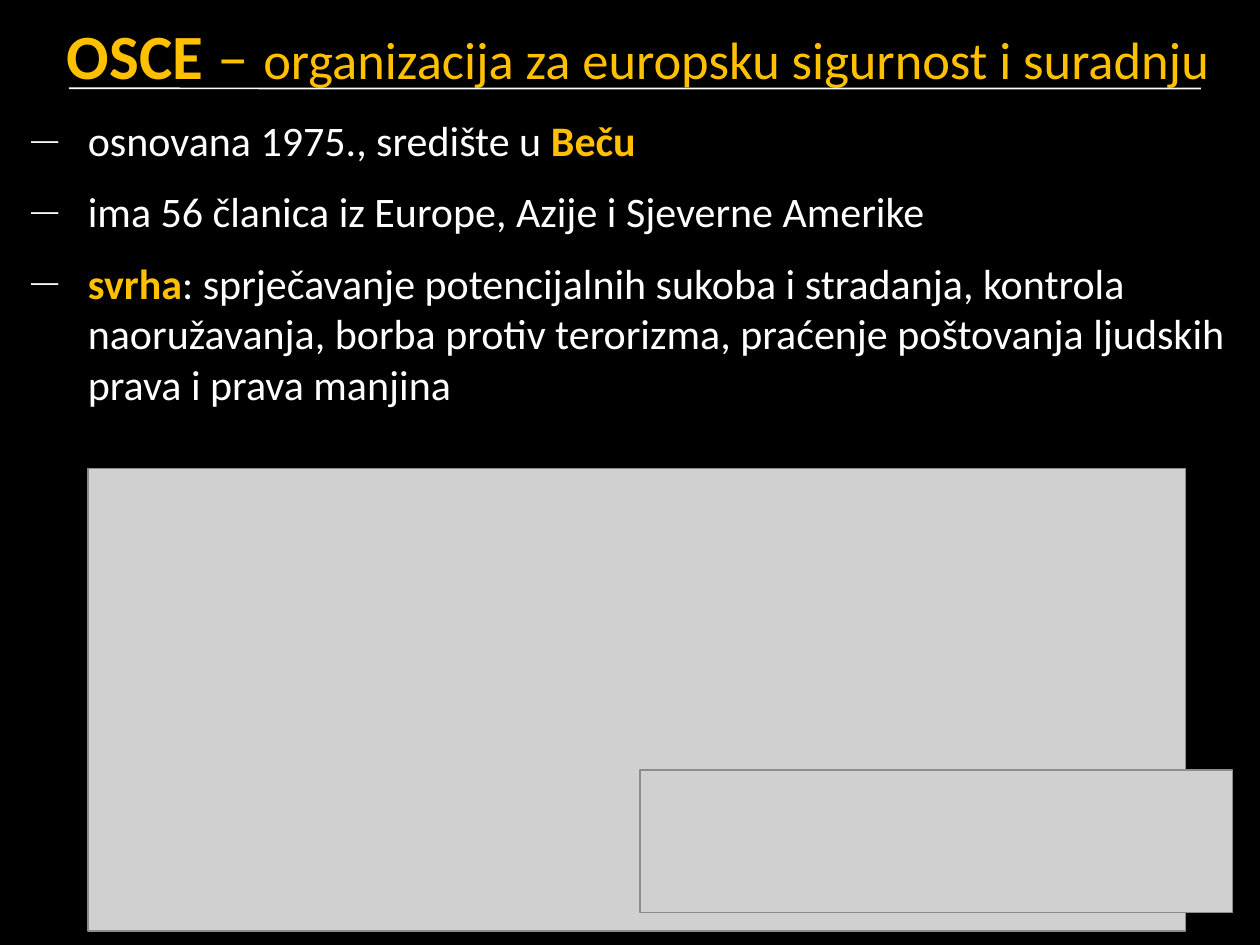
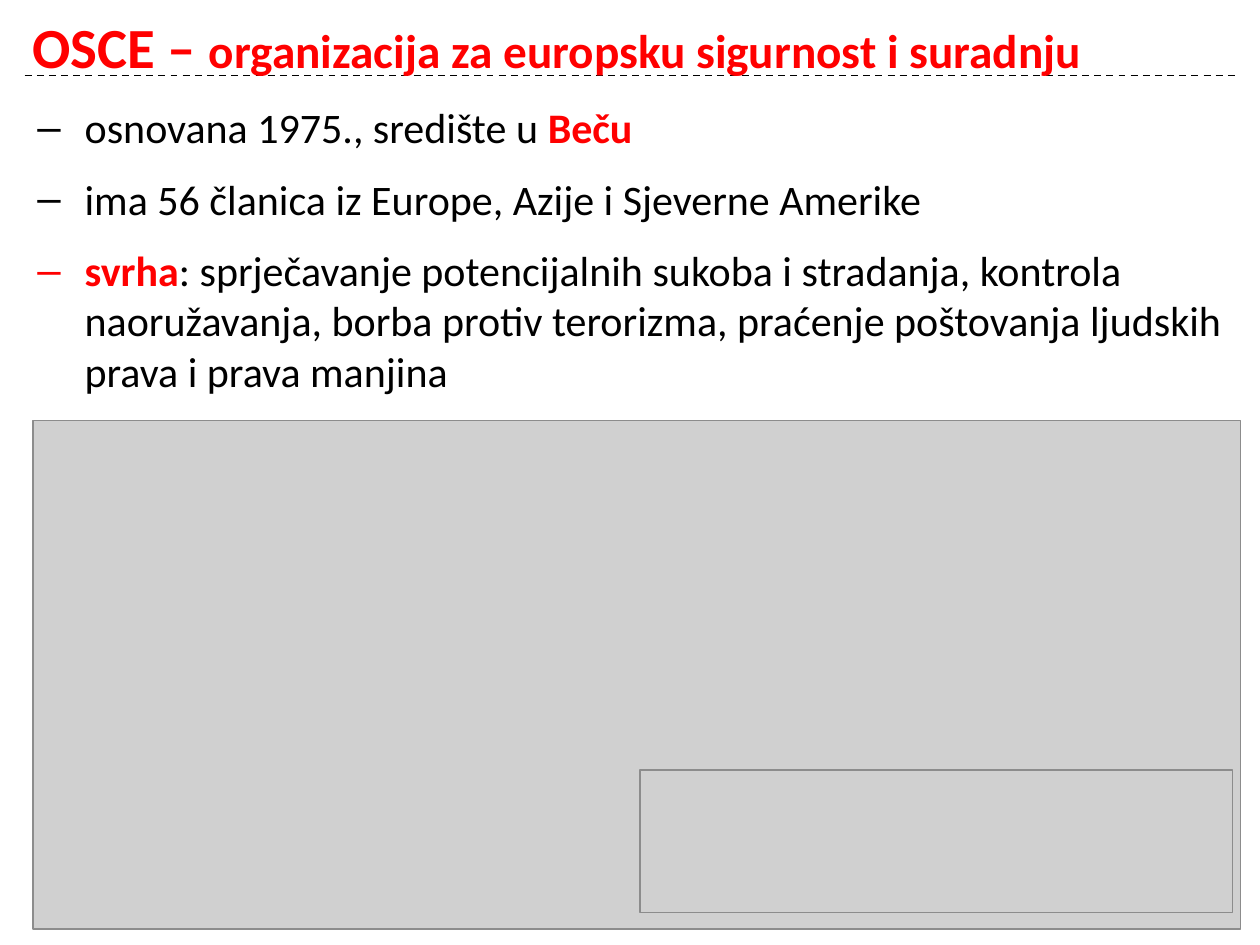
Before and after one commit to cornx/print, a slide deck: slide 10 of data/geografija/prezentacije/M2_001_RH_u_svjetskim_i_europskim_integracijama.pptx (slide 13 before the commit). Drawn at 1260x945 pixels with LibreOffice and Linux fonts; fonts in the diff are those of the drawing; grey boxes stand for pictures. Boxes give left, top, right and bottom in pixels: in the first picture for what was removed or moved away, otherwise in the second. Text is boxed around its words. In the diff, an @@ line names an element or a change of style, - is before the commit and + after.

```diff
--- a/data/geografija/prezentacije/M2_001_RH_u_svjetskim_i_europskim_integracijama.pptx
+++ b/data/geografija/prezentacije/M2_001_RH_u_svjetskim_i_europskim_integracijama.pptx
@@ background #000000 to #FFFFFF @@
@@ title "OSCE – organizacija za europsku ...": place and size @@
-title "OSCE – organizacija za europsku ..." at (67,37,1209,90)
+title "OSCE – organizacija za europsku ..." at (32,31,1080,76)
@@ title "OSCE – organizacija za europsku ..." at (32,31,1080,76): size 36 to 32.4 pt in "OSCE –"; size 30 to 27 pt in "organizacija za europsku sigurnost i suradnju"; text colour #FFC000 to #FF0000, bold on; vertical alignment top to middle @@
@@ line moved from (69, 88) - (1201, 88) to (25, 76) - (1235, 76) @@
@@ line (25, 76) - (1235, 76): stroke #FFFFFF 1 pt to #000000 1 pt dashed @@
@@ text "osnovana 1975., središte u Beču": place and size @@
-text "osnovana 1975., središte u Beču" at (88,126,1224,408)
+text "osnovana 1975., središte u Beču" at (85,113,1221,395)
@@ text "osnovana 1975., središte u Beču" at (85,113,1221,395): text colour #FFFFFF to #000000; text colour #FFC000 to #FF0000 in "Beču", "svrha:"; bullet — to – @@
@@ picture: place and size @@
-picture at (88,469,1186,931)
+picture at (33,420,1240,929)
```
Also in this commit, not shown: 9 other slides changed, 4 slides added, 6 slides removed, 1 other file.
